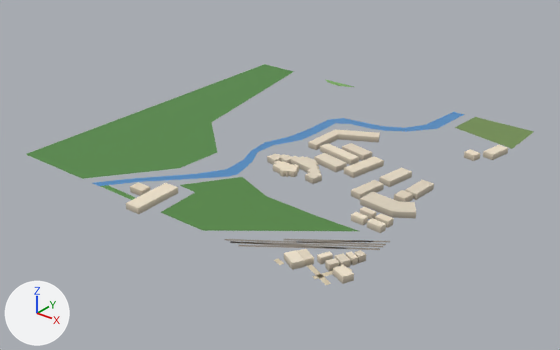
The glTF model public/assets/bengaluru-region-v1/tiles/t-17_-9-l1.glb, before and after one commit.
One viewpoint serves both versions: a 50 mm lens placed at (-7643.0, -5027.0, 428.0), pointed at (-8241.0, -4280.0, -35.0). Every picture has the same lights, and +X, +Y and +Z are marked at lower left. The first picture is the older version.

The first picture shows 'building', 'ground', 'water'.
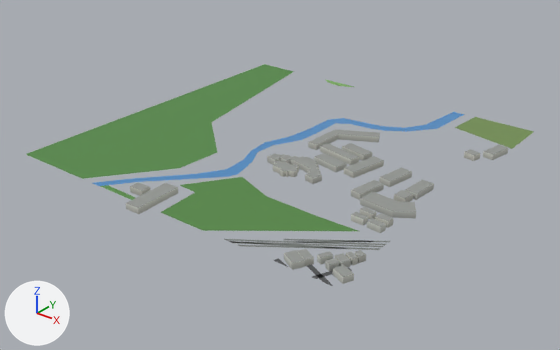
Patch to the scene script:
```diff
--- a/public/assets/bengaluru-region-v1/tiles/t-17_-9-l1.glb.py
+++ b/public/assets/bengaluru-region-v1/tiles/t-17_-9-l1.glb.py
@@ me_building @@
 # used by ob_building; location = (-8500.0, -4500.0, 0.0)
-me_building.from_pydata(...)  # 362 vertices, 484 faces; spans x 192.0..510.0, y -18.0..409.0, z 0.0..8.0
+me_building.from_pydata(...)  # 362 vertices, 606 faces; spans x 192.0..510.0, y -18.0..409.0, z 0.0..8.0
+# me_building part 1: 484 kept faces spanning x 192.0..510.0, y -18.0..409.0, z 0.0..8.0 get new vertex colours
 me_building.materials.append(mat_building)
@@ me_ground @@
 # used by ob_ground; location = (-8500.0, -4500.0, 0.0)
-me_ground.from_pydata(...)  # 318 vertices, 399 faces; spans x 0.0..501.0, y -3.0..500.0, z 1.0
+me_ground.from_pydata(...)  # 327 vertices, 408 faces; spans x 0.0..500.0, y 0.0..500.0, z 1.0
+# me_ground part 2
+# 17 vertices are removed from x 366.0..501.0, y -3.0..109.0, z 1.0
+# 32 faces are deleted
+# 4 vertices in x 386.0..420.0, y 18.0..35.0, z 1.0 move by (-2.0, -2.0, 0.0)
+# 3 vertices in x 439.0..449.0, y 46.0..64.0, z 1.0 move by (6.0, 4.0, 0.0)
+# 18 vertices move from x 358.0..499.0, y -3.0..51.0, z 1.0 to x 356.0..500.0, y 0.0..51.0, z 1.0
+# 26 vertices are added at x 364.0..500.0, y 0.0..109.0, z 1.0
+# 41 new faces join them
+# me_ground part 3: 43 kept faces spanning x 356.0..500.0, y 0.0..80.0, z 1.0 get new vertex colours; the middle colour goes from grey #8b8378 to grey #777c78
 me_ground.materials.append(mat_ground)
```

Location of each change, [x1, y1, x2, y2] in pixels of the pictures (560 x 350 px; the box of a moved part takes in the faces that stretch with it):
part 1 of me_building, recoloured: [126, 129, 508, 282] in both
part 2 of me_ground, moved or reshaped: before [230, 203, 390, 285]; after [230, 203, 390, 286]
part 3 of me_ground, recoloured: [226, 239, 355, 279] in both
